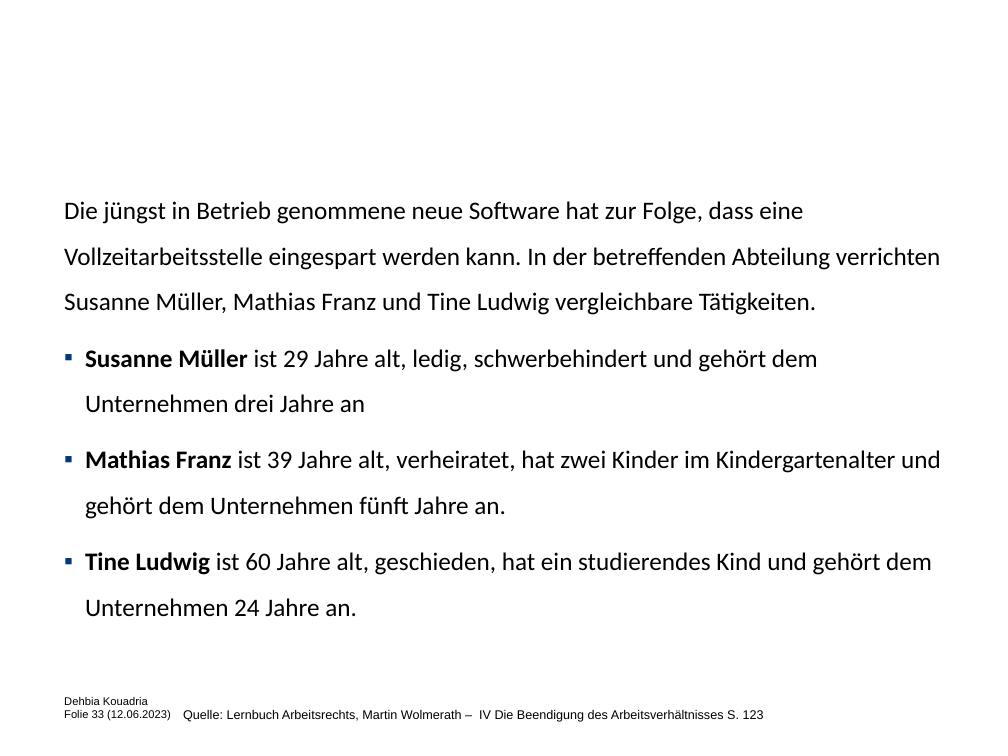
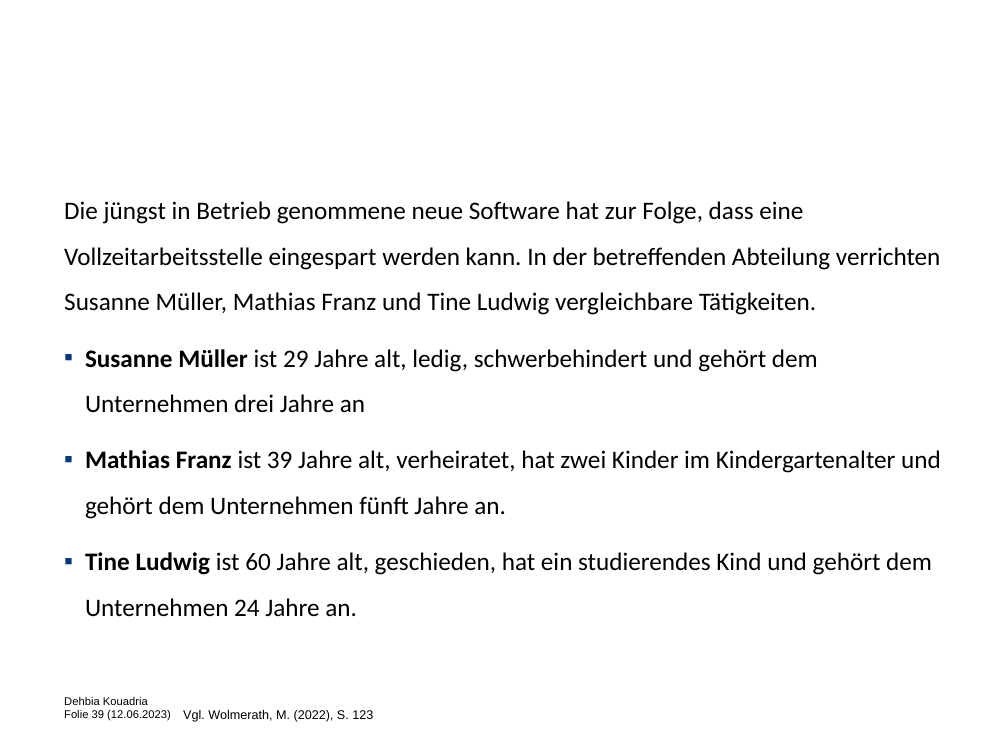
Before and after one commit to Debkou/Weorkshop, a slide deck: slide 39 of folien_dehbia.pptx (slide 33 before the commit). Drawn at 1008x756 pixels with LibreOffice and Linux fonts; fonts in the diff are those of the drawing; background and template pictures are left out. Boxes give left, top, right and bottom in pixels: in the first picture for what was removed or moved away, otherwise in the second. Text is boxed around its words. In the diff, an @@ line names an element or a change of style, - is before the commit and + after.

```diff
--- a/folien_dehbia.pptx
+++ b/folien_dehbia.pptx
@@ text at [183, 710, 373, 722]: text changed @@
-Quelle: Lernbuch Arbeitsrechts, Martin Wolmerath – IV Die Beendigung des Arbeitsverhältnisses S. 123
+Vgl. Wolmerath, M. (2022), S. 123
```
Also in this commit, not shown: 42 other slides changed, 7 slides added, 5 other files.
